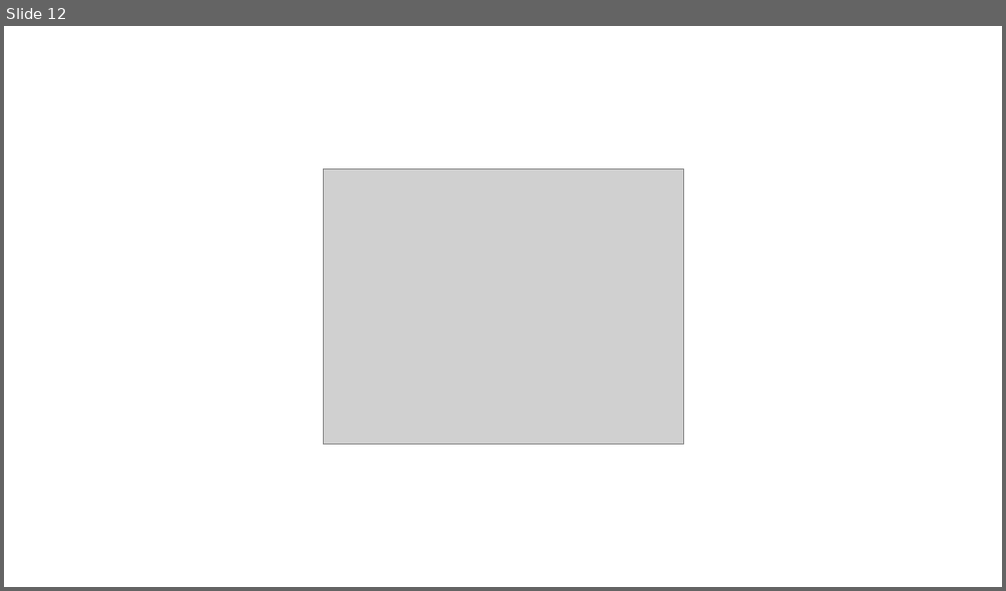
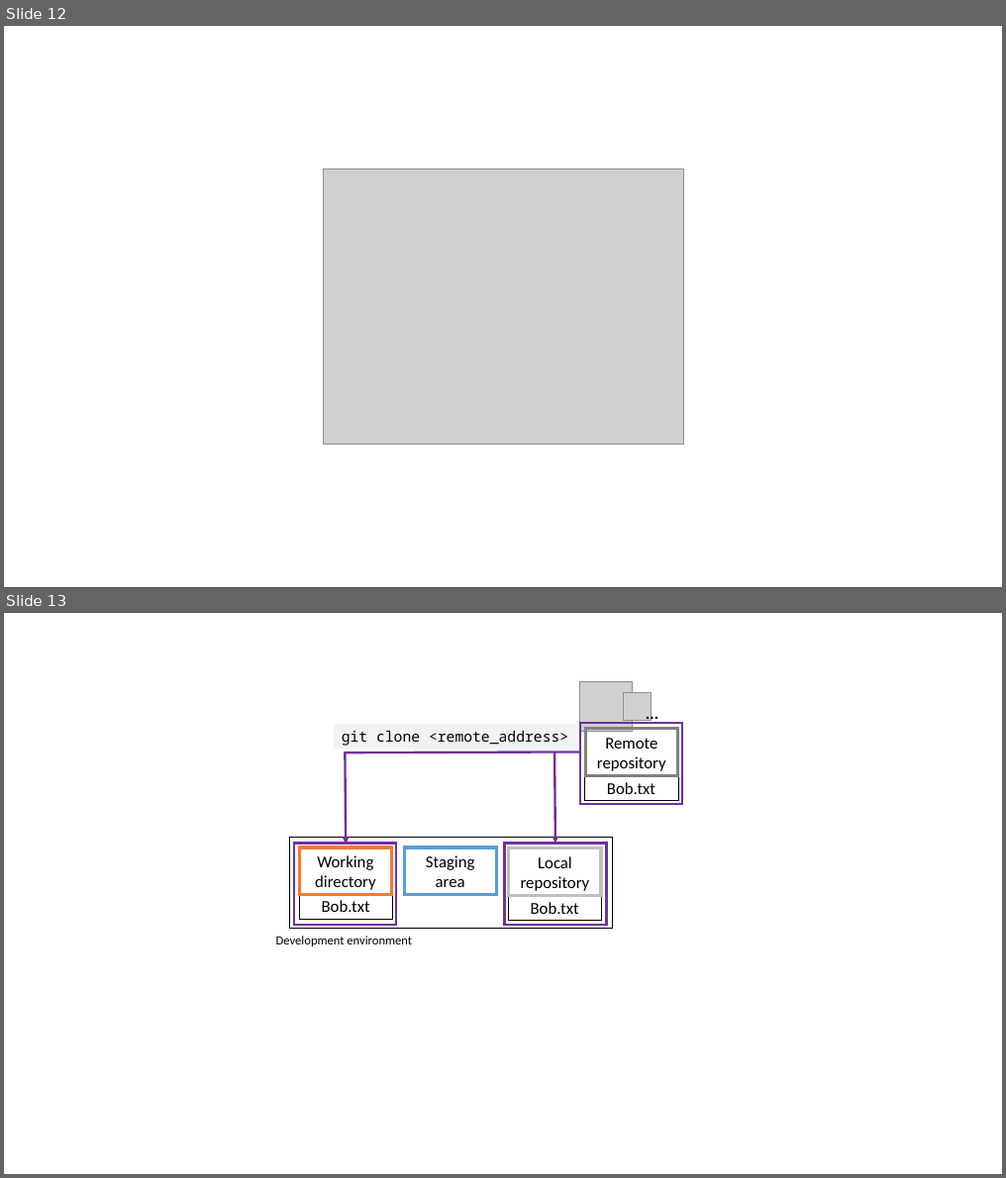
Before and after one commit to selinaZitrone/get-started-with-git, a slide deck: slides/img/images.pptx. Shown one above the other, each under a label of ours: slide 12 before the commit, slides 12 and 13 after it. The pictures are 1006x591 and 1006x1178 pixels, drawn with LibreOffice and Linux fonts; fonts in the diff are those of the drawing; grey boxes stand for pictures. Boxes give left, top, right and bottom in pixels: in the first picture for what was removed or moved away, otherwise in the second. Text is boxed around its words. In the diff, an @@ line names an element or a change of style, - is before the commit and + after.

```diff
--- a/slides/img/images.pptx
+++ b/slides/img/images.pptx
@@ slide 13 added at [4, 613, 1002, 1174], background #FFFFFF @@
@@ picture added at [580, 682, 632, 731] @@
@@ picture added at [623, 692, 650, 720] @@
@@ text added at [638, 700, 666, 728], 16 pt, text #000000, bold @@
+...
@@ rectangle added at [334, 724, 576, 750], fill #F2F2F2, 14 pt, text #000000 @@
+git clone <remote_address>
@@ rectangle added at [580, 723, 682, 805], outline #7030A0 2.25 pt @@
@@ rectangle added at [586, 728, 678, 775], outline #808080 3 pt, 16 pt, text #000000 @@
+Remote
+repository
@@ line added from (580, 753) to (344, 753), #7030A0 2.25 pt @@
@@ arrow added from (346, 753) to (347, 845), #7030A0 2.25 pt @@
@@ arrow added from (555, 753) to (555, 844), #7030A0 2.25 pt @@
@@ rectangle added at [585, 775, 678, 800], outline #000000 0.25 pt, 16 pt, text #000000 @@
+Bob.txt
@@ rectangle added at [294, 844, 396, 925], outline #7030A0 2.25 pt @@
@@ rectangle added at [505, 844, 607, 925], outline #7030A0 2.25 pt @@
@@ group added at [276, 838, 613, 947]: 6 rectangles, 1 text @@
+Bob.txt
+Bob.txt
+Development environment
+Working directory
+Staging area
+Local repository
```
Also in this commit, not shown: 2 slides changed, 2 other slides added, 7 other files.
